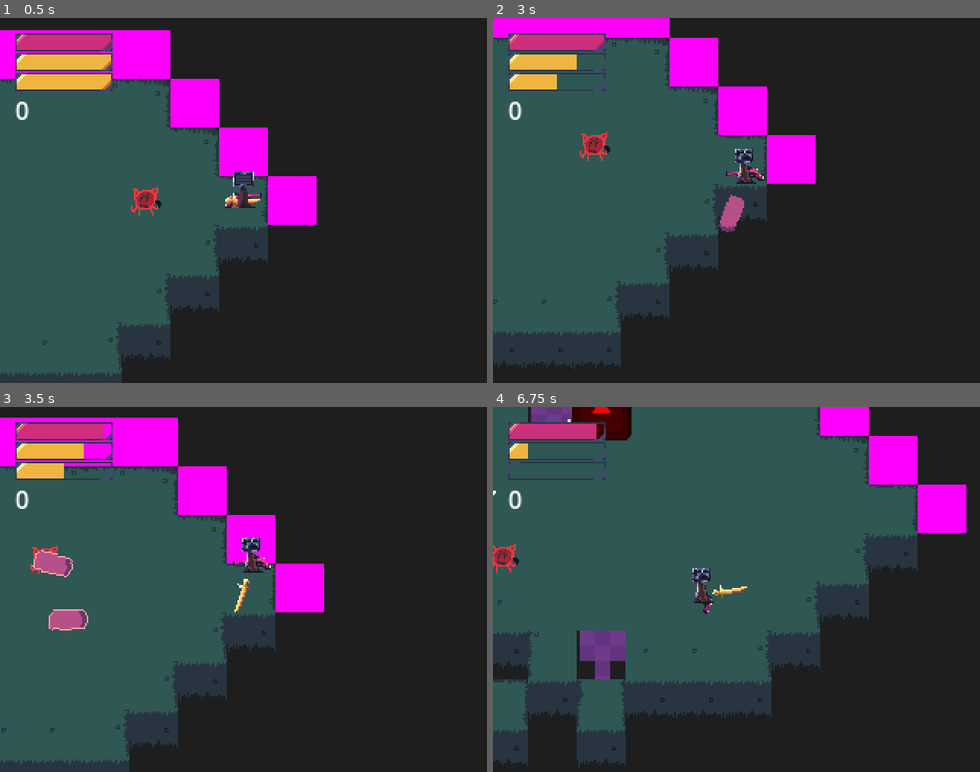
Above: before the commit, frames 1-4 (two rows, left to right).
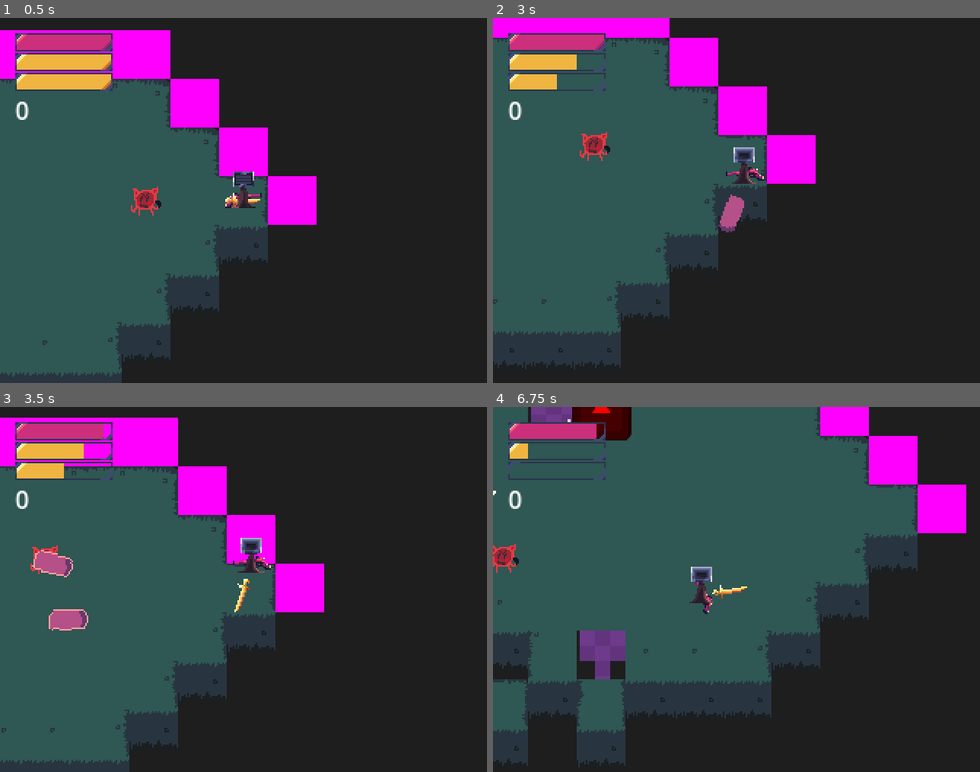
Above: after the commit, the same moments.

Repository: pizzart/metamorphosis
Game: Godot game, scene res://scenes/world.tscn
Same seed, same stepped clock (60 frames per second), same inputs: the game is played once before the commit and once after it. The engine's default icon, where the game draws it, is replaced by a stand-in: a white triangle on a blue panel in a dark square.
Inputs (mouse positions are in pixels of both pictures, inside the frame that each line leads up to):
- Up to frame 1 (0.5 s): no input
- Up to frame 2 (3 s): move the mouse to (843, 182) at 0.52 s; press the mouse at (843, 182) at 0.53 s; hold D (right) 0.53-1.28 s; move the mouse to (639, 218) at 1.27 s; release the mouse at (639, 218) at 1.28 s; hold S (down) 1.28-2.03 s; tap Space (change_gun) at 1.35 s; move the mouse to (785, 120) at 2.02 s; hold D (right) 2.03-2.78 s; hold E (use) 2.03-2.78 s; move the mouse to (712, 273) at 2.77 s; hold W (up) from 2.78 s (still down); click (712, 273) at 2.85 s
- Up to frame 3 (3.5 s): keep holding W (up)
- Up to frame 4 (6.75 s): move the mouse to (882, 644) at 3.52 s; release W (up) at 3.53 s; hold Space (change_gun) 3.53-4.28 s; hold A (left) 3.53-5.03 s; move the mouse to (590, 534) at 4.27 s; tap E (use) at 4.35 s; move the mouse to (760, 589) at 5.02 s; press the mouse at (760, 589) at 5.03 s; hold S (down) 5.03-5.78 s; move the mouse to (663, 498) at 5.77 s; release the mouse at (663, 498) at 5.78 s; hold D (right) 5.78-6.53 s; tap Space (change_gun) at 5.85 s; move the mouse to (843, 571) at 6.52 s; hold W (up) from 6.53 s (still down); hold E (use) from 6.53 s (still down)

Frame 1 is identical in both runs. In frame 2, 0.2% of the frame differs, in the area x 49-55%, y 35-46%; in frame 3, 0.2%; in frame 4, 0.2%, in the area x 40-46%, y 43-54%.

Commit message:
diagonals (no anim)

Diff:
--- a/scenes/player.tscn
+++ b/scenes/player.tscn
@@ -1,7 +1,6 @@
-[gd_scene load_steps=17 format=3 uid="uid://dph8pd3qblx44"]
+[gd_scene load_steps=28 format=3 uid="uid://dph8pd3qblx44"]
 
 [ext_resource type="Script" path="res://scripts/player.gd" id="1_bsqet"]
-[ext_resource type="Texture2D" uid="uid://bfm2ipqws04ae" path="res://sprites/character/char-back.png" id="2_phuld"]
 [ext_resource type="Texture2D" uid="uid://bc83wrjsgbyyx" path="res://sprites/character/player.png" id="3_vplgc"]
 [ext_resource type="Texture2D" uid="uid://qnrmj3whsmx0" path="res://sprites/light.png" id="4_7jsic"]
 [ext_resource type="Script" path="res://scripts/guns/shotgun.gd" id="5_gs5rs"]
@@ -10,6 +9,54 @@
 [sub_resource type="RectangleShape2D" id="RectangleShape2D_onp71"]
 size = Vector2(20, 6)
 
+[sub_resource type="AtlasTexture" id="AtlasTexture_unka6"]
+atlas = ExtResource("3_vplgc")
+region = Rect2(0, 48, 24, 24)
+
+[sub_resource type="AtlasTexture" id="AtlasTexture_gn6yb"]
+atlas = ExtResource("3_vplgc")
+region = Rect2(24, 48, 24, 24)
+
+[sub_resource type="AtlasTexture" id="AtlasTexture_oqwu6"]
+atlas = ExtResource("3_vplgc")
+region = Rect2(48, 48, 24, 24)
+
+[sub_resource type="AtlasTexture" id="AtlasTexture_h6tan"]
+atlas = ExtResource("3_vplgc")
+region = Rect2(72, 48, 24, 24)
+
+[sub_resource type="AtlasTexture" id="AtlasTexture_4uqav"]
+atlas = ExtResource("3_vplgc")
+region = Rect2(0, 72, 24, 24)
+
+[sub_resource type="AtlasTexture" id="AtlasTexture_rfbob"]
+atlas = ExtResource("3_vplgc")
+region = Rect2(24, 72, 24, 24)
+
+[sub_resource type="AtlasTexture" id="AtlasTexture_ku8vt"]
+atlas = ExtResource("3_vplgc")
+region = Rect2(48, 72, 24, 24)
+
+[sub_resource type="AtlasTexture" id="AtlasTexture_ywx5a"]
+atlas = ExtResource("3_vplgc")
+region = Rect2(72, 72, 24, 24)
+
+[sub_resource type="AtlasTexture" id="AtlasTexture_2m5is"]
+atlas = ExtResource("3_vplgc")
+region = Rect2(0, 96, 24, 24)
+
+[sub_resource type="AtlasTexture" id="AtlasTexture_ogyym"]
+atlas = ExtResource("3_vplgc")
+region = Rect2(24, 96, 24, 24)
+
+[sub_resource type="AtlasTexture" id="AtlasTexture_eahaf"]
+atlas = ExtResource("3_vplgc")
+region = Rect2(48, 96, 24, 24)
+
+[sub_resource type="AtlasTexture" id="AtlasTexture_pai25"]
+atlas = ExtResource("3_vplgc")
+region = Rect2(72, 96, 24, 24)
+
 [sub_resource type="AtlasTexture" id="AtlasTexture_mayoi"]
 atlas = ExtResource("3_vplgc")
 region = Rect2(0, 0, 24, 24)
@@ -46,10 +93,53 @@
 animations = [{
 "frames": [{
 "duration": 1.0,
-"texture": ExtResource("2_phuld")
+"texture": SubResource("AtlasTexture_unka6")
+}, {
+"duration": 1.0,
+"texture": SubResource("AtlasTexture_gn6yb")
+}, {
+"duration": 1.0,
+"texture": SubResource("AtlasTexture_oqwu6")
+}, {
+"duration": 1.0,
+"texture": SubResource("AtlasTexture_h6tan")
 }],
 "loop": true,
 "name": &"back",
+"speed": 5.0
+}, {
+"frames": [{
+"duration": 1.0,
+"texture": SubResource("AtlasTexture_4uqav")
+}, {
+"duration": 1.0,
+"texture": SubResource("AtlasTexture_rfbob")
+}, {
+"duration": 1.0,
+"texture": SubResource("AtlasTexture_ku8vt")
+}, {
+"duration": 1.0,
+"texture": SubResource("AtlasTexture_ywx5a")
+}],
+"loop": true,
+"name": &"diagonal_back",
+"speed": 5.0
+}, {
+"frames": [{
+"duration": 1.0,
+"texture": SubResource("AtlasTexture_2m5is")
+}, {
+"duration": 1.0,
+"texture": SubResource("AtlasTexture_ogyym")
+}, {
+"duration": 1.0,
+"texture": SubResource("AtlasTexture_eahaf")
+}, {
+"duration": 1.0,
+"texture": SubResource("AtlasTexture_pai25")
+}],
+"loop": true,
+"name": &"diagonal_front",
 "speed": 5.0
 }, {
 "frames": [{
@@ -100,7 +190,7 @@
 [node name="Sprite" type="AnimatedSprite2D" parent="."]
 position = Vector2(0, -7)
 sprite_frames = SubResource("SpriteFrames_nunea")
-animation = &"front"
+animation = &"diagonal_front"
 autoplay = "front"
 
 [node name="Camera" type="Camera2D" parent="."]
--- a/scripts/player.gd
+++ b/scripts/player.gd
@@ -26,16 +26,17 @@
 	var direction = Input.get_vector("left", "right", "up", "down")
 	velocity = lerp(velocity, direction * speed * speed_multiplier + offset_velocity, 0.3)
 	offset_velocity = lerp(offset_velocity, Vector2.ZERO, 0.4)
-	if direction.x > 0:
+	$Sprite.flip_h = direction.x < 0
+	if abs(direction.x) > 0 and abs(direction.y) < 0.25:
 		$Sprite.animation = "side"
-		$Sprite.flip_h = false
-	if direction.x < 0:
-		$Sprite.animation = "side"
-		$Sprite.flip_h = true
-	if direction.y > 0:
+	if direction.y > 0 and abs(direction.x) >= 0.25:
+		$Sprite.animation = "diagonal_front"
+	if direction.y > 0 and abs(direction.x) < 0.25:
 		$Sprite.animation = "front"
-	if direction.y < 0:
+	if direction.y < 0 and abs(direction.x) < 0.25:
 		$Sprite.animation = "back"
+	if direction.y < 0 and abs(direction.x) >= 0.25:
+		$Sprite.animation = "diagonal_back"
 
 	move_and_slide()
 
Binary file changed: sprites/character/player.png
